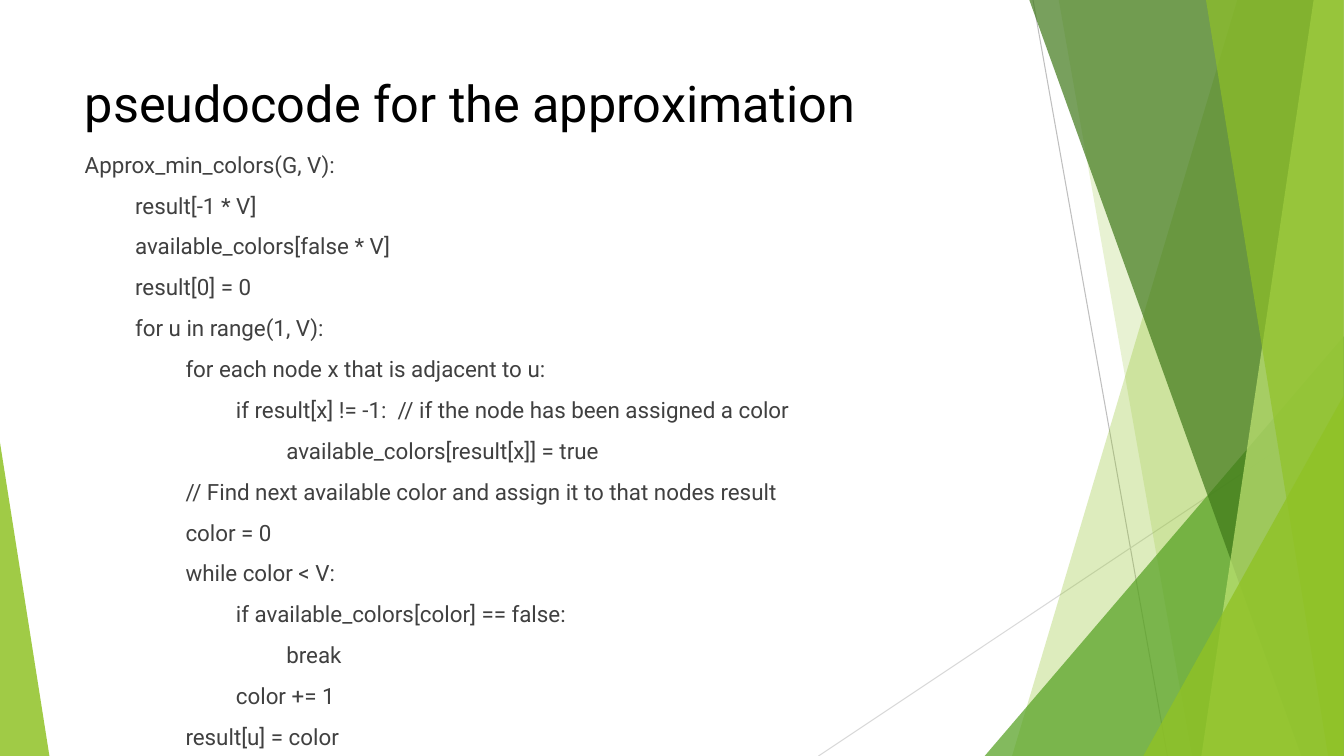
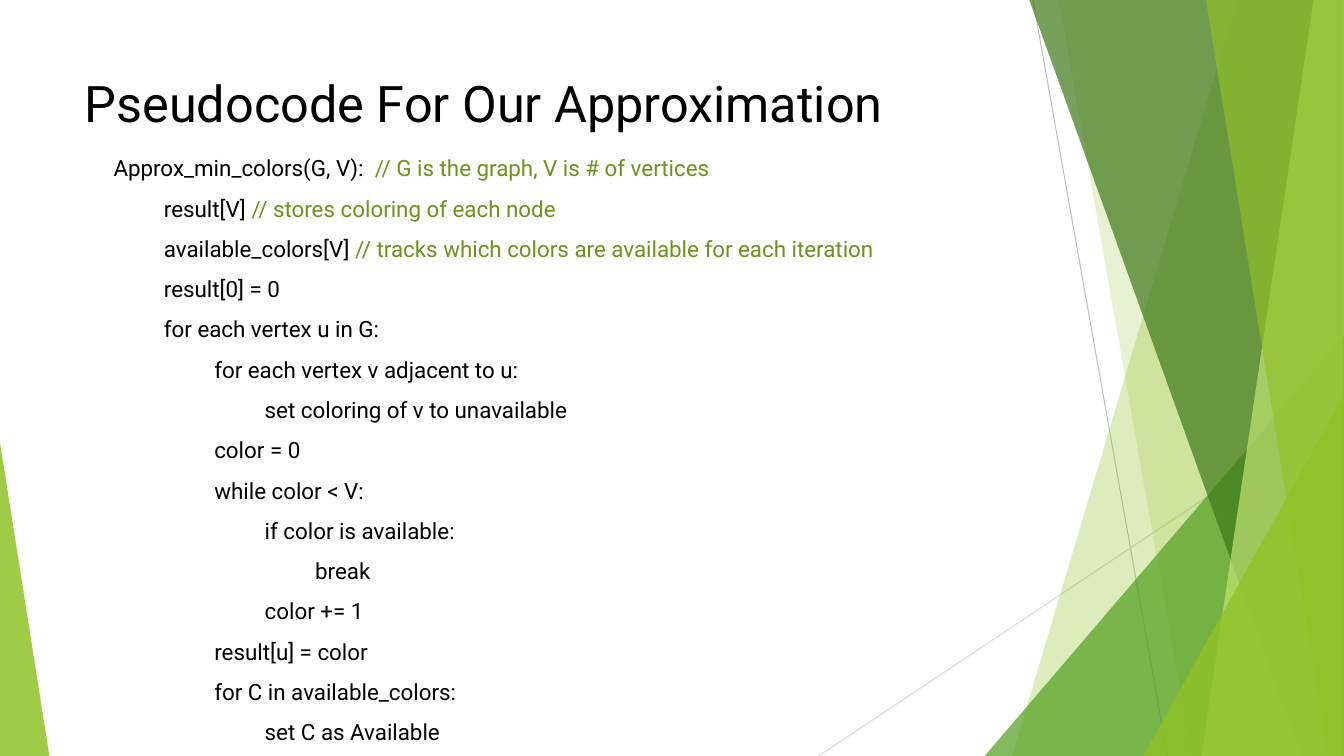
Before and after one commit to pearceag/Min_Coloring_Graph, a slide deck: slide 2 of presentations/Approximation_Presentation.pptx. Drawn at 1344x756 pixels with LibreOffice and Linux fonts; fonts in the diff are those of the drawing. Boxes give left, top, right and bottom in pixels: in the first picture for what was removed or moved away, otherwise in the second. Text is boxed around its words. In the diff, an @@ line names an element or a change of style, - is before the commit and + after.

```diff
--- a/presentations/Approximation_Presentation.pptx
+++ b/presentations/Approximation_Presentation.pptx
@@ title at [85, 84, 882, 133]: text changed @@
-pseudocode for the approximation
+Pseudocode For Our Approximation
@@ text removed at [85, 155, 789, 663] @@
-Approx_min_colors(G, V):
-result[-1 * V]
-available_colors[false * V]
-result[0] = 0
-for u in range(1, V):
-for each node x that is adjacent to u:
-if result[x] != -1: // if the node has been assigned a color
-available_colors[result[x]] = true
-// Find next available color and assign it to that nodes result
-color = 0
-while color < V:
-if available_colors[color] == false:
-break
-color += 1
-result[u] = color
@@ text added at [114, 158, 874, 741], 16 pt, text #000000 @@
+Approx_min_colors(G, V): // G is the graph, V is # of vertices
+result[V] // stores coloring of each node
+available_colors[V] // tracks which colors are available for each iteration
+result[0] = 0
+for each vertex u in G:
+for each vertex v adjacent to u:
+set coloring of v to unavailable
+color = 0
+while color < V:
+if color is available:
+break
+color += 1
+result[u] = color
+for C in available_colors:
+set C as Available
```
Also in this commit, not shown: 6 slides added, 5 slides removed, 6 other files.
